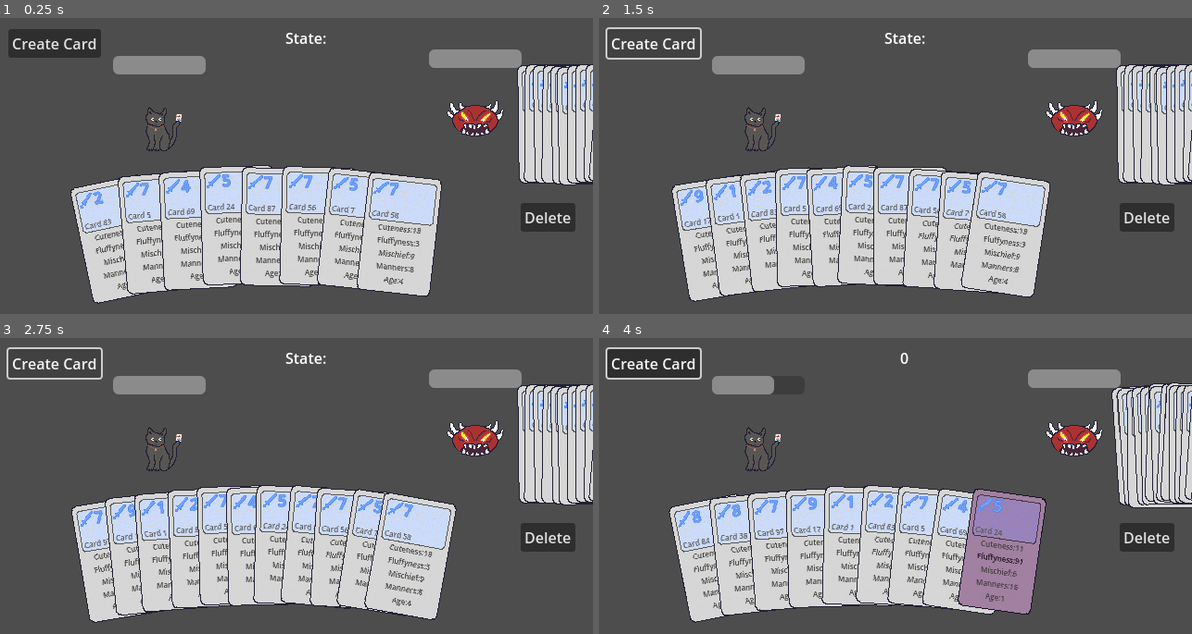
Above: before the commit, frames 1-4 (two rows, left to right).
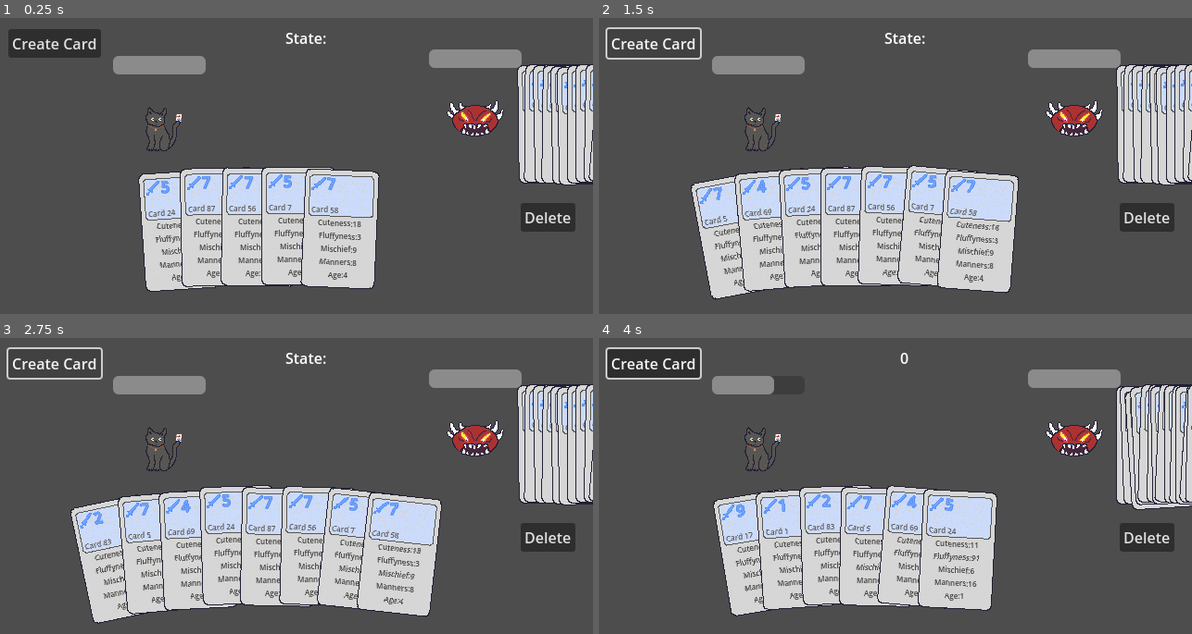
Above: after the commit, the same moments.

Repository: zcbntr/bucinum
Game: Godot game, scene res://scenes/main.tscn
The game is run twice, just before and just after one commit, with the same random seed, the same clock (stepped at 60 frames per second) and the same inputs.
Inputs (mouse positions are in pixels of both pictures, inside the frame that each line leads up to):
- Up to frame 1 (0.25 s): no input
- Up to frame 2 (1.5 s): click "Create Card" at 0.5 s; click "Create Card" at 1.25 s
- Up to frame 3 (2.75 s): click "Create Card" at 2 s
- Up to frame 4 (4 s): tap Enter at 2.75 s; move the mouse to (1008, 557) at 2.77 s; press the mouse at (1008, 557) at 2.78 s; tap Space at 3.5 s; move the mouse to (1008, 554) at 3.52 s; release the mouse at (1008, 554) at 3.53 s; click (1008, 554) at 3.6 s

The runs differ from the first frame. In frame 1, 14% of the frame differs, in the area x 11-75%, y 49-97%; in frame 2, 12%; in frame 3, 9.7%; in frame 4, 16%, in the area x 11-100%, y 15-97%.

Commit message:
Fix null card bugs

Diff:
--- a/scripts/character.gd
+++ b/scripts/character.gd
@@ -21,11 +21,14 @@
 func get_top_card() -> CardObject:
 	return hand.get_top_card()
 
-func remove_top_card() -> CardObject:
-	return hand.remove_top_card()
+func pop_top_card() -> CardObject:
+	return hand.pop_top_card()
 
 func add_card_to_hand(_card: CardObject) -> void:
 	hand.add_card(_card)
+
+func clear_hand() -> void:
+	hand.clear()
 
 func set_health_values(_max_health: int, _health: int) -> void:
 	max_health = _max_health
--- a/scripts/hand.gd
+++ b/scripts/hand.gd
@@ -22,13 +22,11 @@
 	return cards.is_empty()
 
 # Removes card at front of queue - right most card in hand
-func remove_top_card() -> CardObject:
+func pop_top_card() -> CardObject:
 	if (is_empty()):
 		return null
 
-	var card = cards[0]
-	remove_card(0)
-	return card
+	return remove_card(0)
 
 func get_top_card() -> CardObject:
 	if (is_empty()):
@@ -57,6 +55,9 @@
 		cards_selected.remove_at(selected_card_index)
 
 	cards.remove_at(_index)
+	removing_card.category_clicked.disconnect(_on_card_category_clicked)
+	removing_card.card_selected.disconnect(_on_card_selected)
+	removing_card.card_unselected.disconnect(_on_card_unselected)
 	remove_child(removing_card)
 	fan_cards()
 
@@ -70,6 +71,10 @@
 		removing_cards.push_back(remove_card(card_index))
 
 	return removing_cards
+
+func clear() -> void:
+	while cards.size() != 0:
+		remove_card(0)
 
 # Fan cards
 func fan_cards():
--- a/scripts/main.gd
+++ b/scripts/main.gd
@@ -15,7 +15,7 @@
 	load_enemy()
 
 #	Give player their initial cards
-	for n in 8:
+	for n in 5:
 		player_character.add_card_to_hand(CardObject.generate_random_card())
 
 	shop = $Shop
@@ -30,6 +30,7 @@
 func load_enemy() -> void:
 	enemy_character = $GameScreen/EnemyCharacter
 	enemy_character.set_health_values(15, 15)
+	enemy_character.clear_hand()
 	for n in 10:
 		enemy_character.add_card_to_hand(CardObject.generate_random_card())
 
@@ -41,7 +42,7 @@
 		$PlayUI.visible = true
 
 #		AI Logic
-		play_cards(enemy_character.get_random_category_to_play(), player_character.remove_top_card(), enemy_character.remove_top_card())
+		play_cards(enemy_character.get_random_category_to_play(), player_character.pop_top_card(), enemy_character.pop_top_card())
 
 	elif GameController.current_state == GameController.GameState.PLAYER_TURN:
 		$Shop.visible = false
@@ -110,6 +111,7 @@
 			enemy_character.add_card_to_hand(_player_card)
 		else:
 			print("tie")
+#			Lots of bugs due to not properly handling this
 #			Implement tie breaker system in the future
 #			Currently just throw away cards
 #			Maybe trigger both cards actions but do not damage?
@@ -133,7 +135,6 @@
 	elif GameController.current_state == GameController.GameState.SHOP:
 		GameController.transition(GameController.GameState.PLAYER_TURN)
 		load_enemy()
-		load_player()
 
 	($StateLbl as Label).set_text(str(GameController.current_state))
 
@@ -145,12 +146,9 @@
 func _on_delete_card_button_pressed() -> void:
 	player_character.remove_selected_cards()
 
-func _on_player_character_category_clicked(category: String, card: CardObject) -> void:
+func _on_player_character_category_clicked(category: String, _card: CardObject) -> void:
 	if GameController.current_state == GameController.GameState.PLAYER_TURN:
-		if card == player_character.get_top_card():
-			var top_card = player_character.remove_top_card()
-			assert(Component.has_component(top_card, "PlayableComponent"))
-			play_cards(category, top_card, enemy_character.remove_top_card())
+		play_cards(category, player_character.pop_top_card(), enemy_character.pop_top_card())
 
 
 func _on_continue_button_pressed() -> void:
